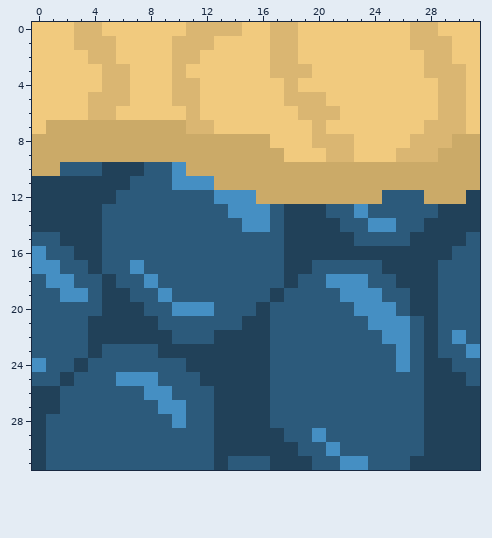
Pixel-art file -- art/Fish/Ocean Tile.aseprite. Above, as it was before the edit.
32x32 pixels, 1 frame.
The result:
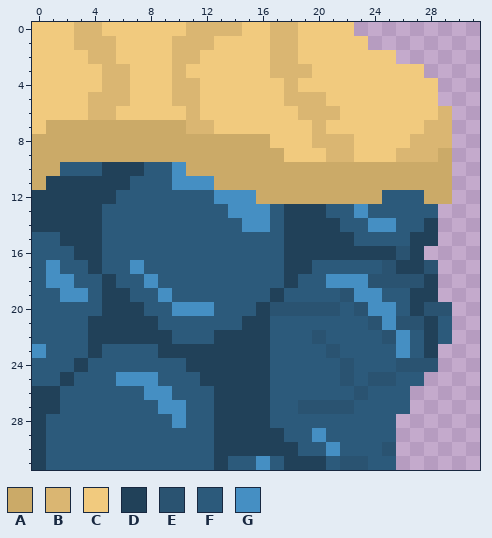
Palette (. is transparent): A #cbaa68  B #dab672  C #f1ca7e  D #214159  E #2a5371  F #2c5a7b  G #458fc3
Changes in this commit:
y 0: x 23..31 CCCCBBCCC -> .........
y 1: x 24..31 CCCBBBCC -> ........
y 2: x 26..31 CCBBCC -> ......
y 3: x 28..31 BBBC -> ....
y 4..5: x 29..31 BBC -> ...
y 6..7: x 30..31 BC -> ..
y 8..10: x 30..31 AA -> ..
y 11: x 0 D -> A; x 30..31 AA -> ..
y 12: x 30..31 AD -> ..
y 13..14: x 29..31 DDD -> ...
y 15: x 29..31 DDF -> ...
y 16: x 0 G -> F; x 26 D -> E; x 28..31 DDFF -> ....
y 17: x 0 G -> F; x 25 D -> E; x 28..31 DFFF -> E...
y 18: x 24..27 FFDD -> EEEE; x 29..31 FFF -> ...
y 19: x 22 G -> E; x 29..31 FFF -> ...
y 20: x 17..21 FFFFF -> EEEEE; x 23 G -> E; x 28..31 DFFF -> EE..
y 21: x 24 G -> E; x 26..27 GF -> EE; x 30..31 FF -> ..
y 22: x 20 F -> E; x 25 G -> E; x 30..31 GF -> ..
y 23: x 0 F -> G; x 21 F -> E; x 29..31 FFG -> ...
y 24: x 0 G -> F; x 22 F -> E; x 26..31 GFDDFF -> EEE...
y 25: x 22 F -> E; x 24..25 FF -> EE; x 28..31 DDDF -> ....
y 26: x 23 F -> E; x 27..31 FDDDD -> .....
y 27: x 19..22 FFFF -> EEEE; x 27..31 FDDDD -> .....
y 28..29: x 26..31 FFDDDD -> ......
y 30: x 25..31 FFFDDDD -> E......
y 31: x 16..17 FD -> GF; x 20 F -> D; x 22..23 GG -> EE; x 26..31 FDDDDD -> ......
Changed places in both pictures, as pixel boxes (x1, y1, x2, y2):
changed: (256, 22, 480, 470)
changed: (32, 176, 46, 190)
changed: (32, 246, 46, 274)
changed: (32, 344, 46, 372)
